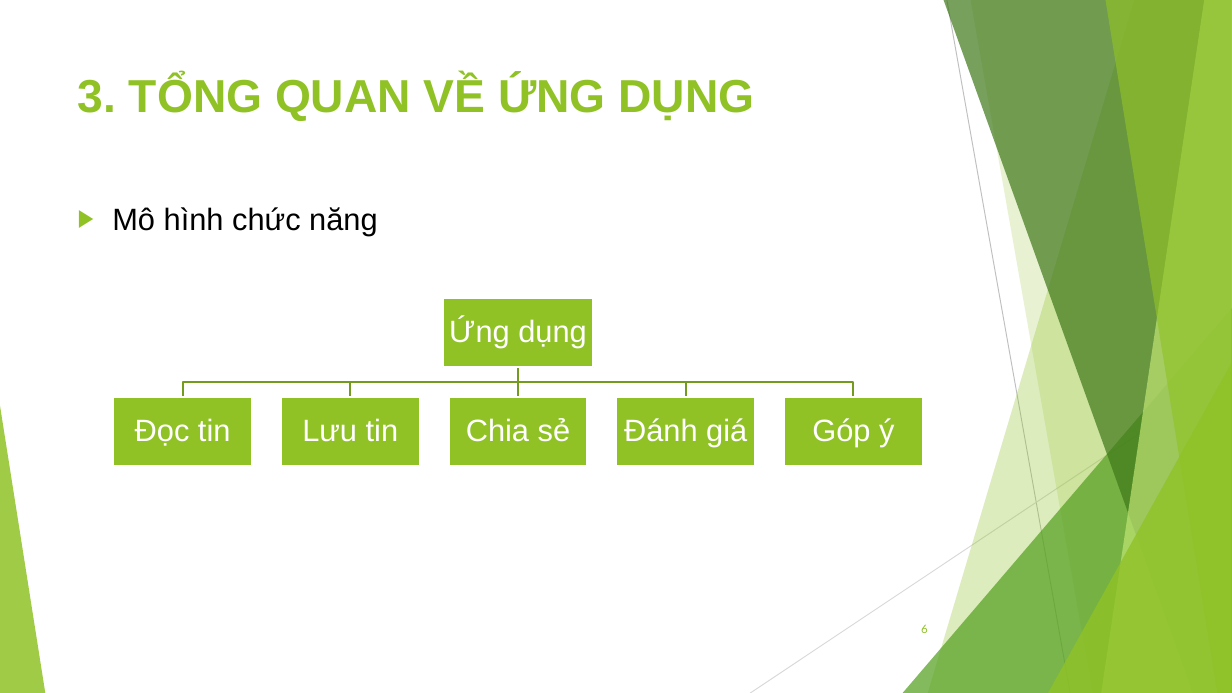
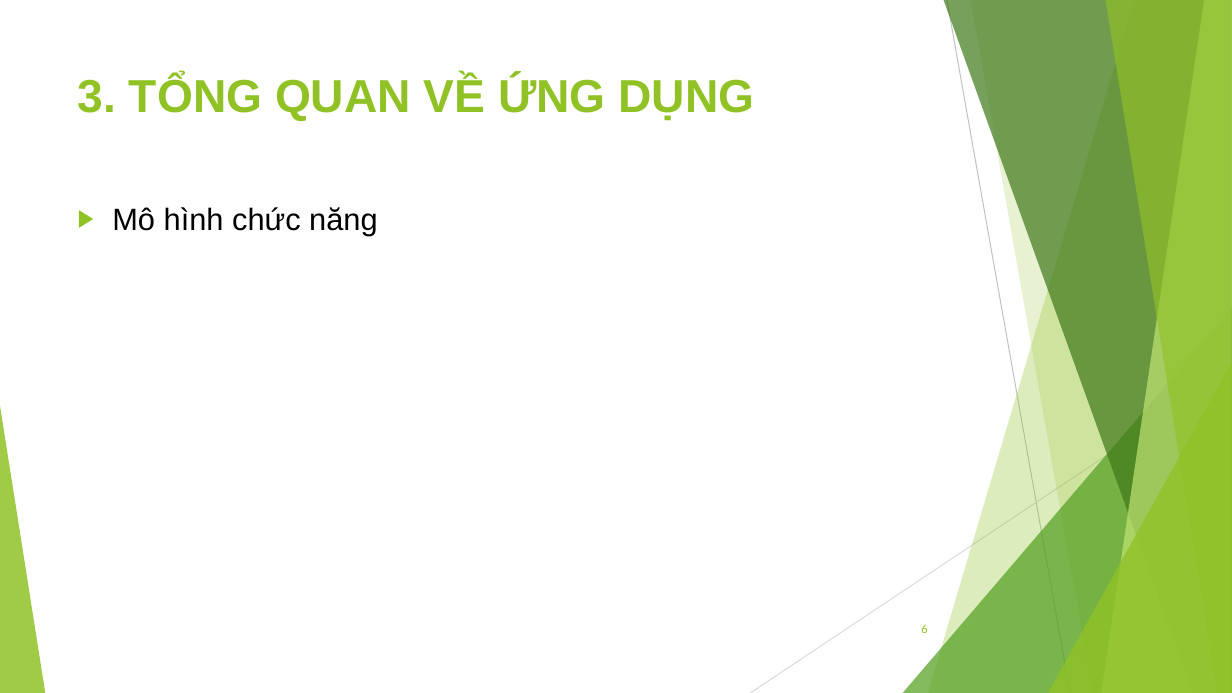
Before and after one commit to jangkyavn/BuiHoangAnh_1412101114, a slide deck: slide 6 of pp_BuiHoangAnh_1412101114.pptx. Drawn at 1232x693 pixels with LibreOffice and Linux fonts; fonts in the diff are those of the drawing. Boxes give left, top, right and bottom in pixels: in the first picture for what was removed or moved away, otherwise in the second. Text is boxed around its words. In the diff, an @@ line names an element or a change of style, - is before the commit and + after.

```diff
--- a/pp_BuiHoangAnh_1412101114.pptx
+++ b/pp_BuiHoangAnh_1412101114.pptx
@@ group removed at (114,299,923,466): 6 rectangles, 6 texts, 5 freeform shapes @@
-Ứng dụng
-Đọc tin
-Lưu tin
-Chia sẻ
-Đánh giá
-Góp ý
```
Also in this commit, not shown: 5 other slides changed, 32 other files.
